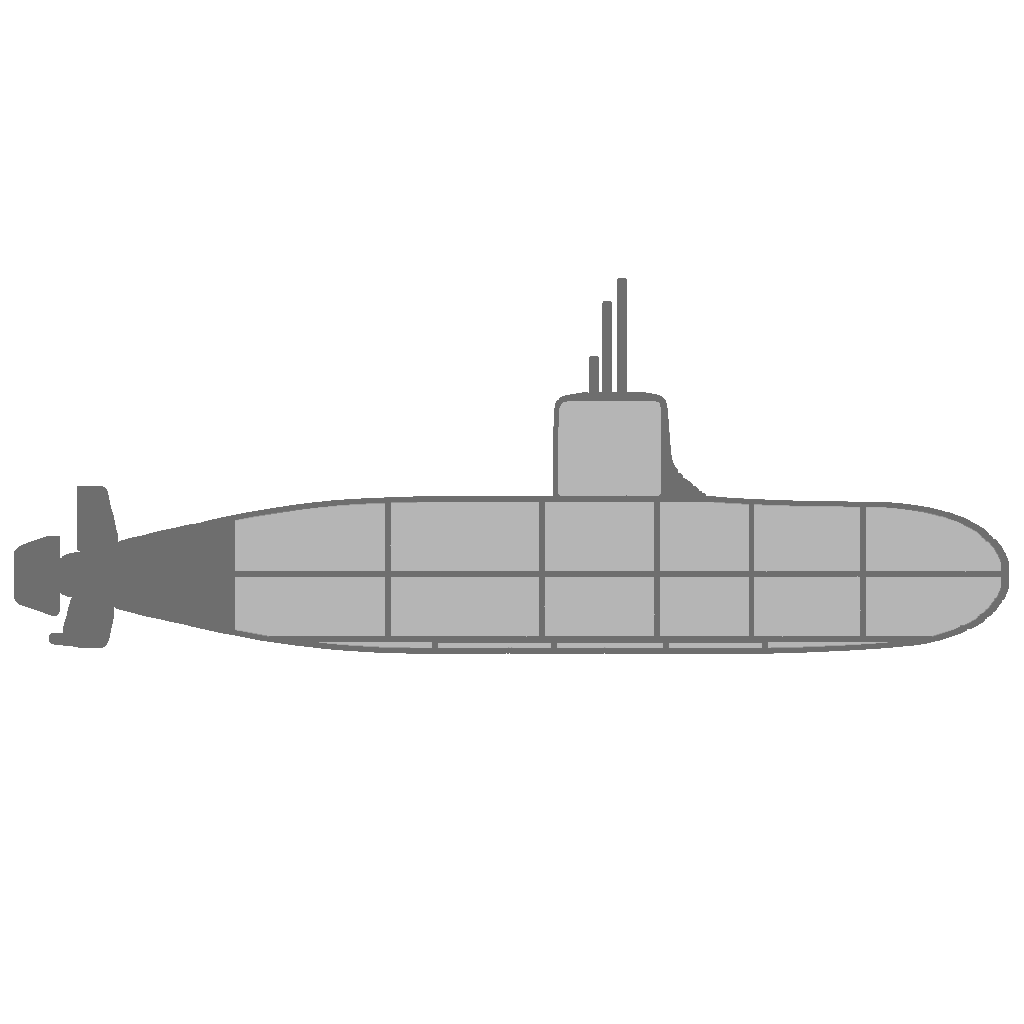
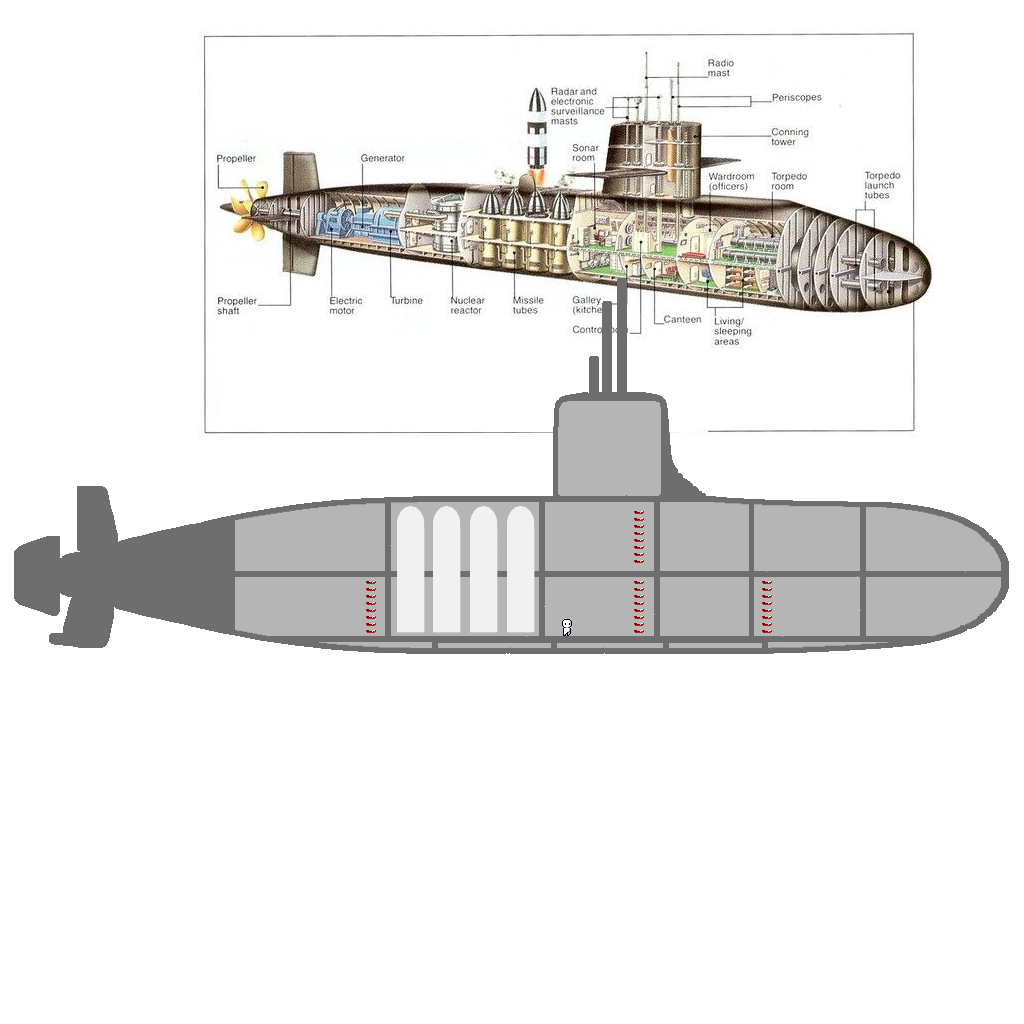
Layers edited between the first and the second 1024px x 1024px image:
showed "PlayerRef" over (452, 599, 644, 636)
added layer "Missile" (1st of 4) above "Missile" over (488, 506, 535, 633)
added layer "Missile" (2nd of 4) above "Missile" over (451, 506, 515, 633)
added layer "Missile" (3rd of 4) above "Missile" over (414, 506, 478, 633)
added layer "Missile" (4th of 4) above "Ladders" over (397, 506, 442, 633)
added layer "Ladders" (1st of 4) above "Ladders" over (757, 429, 821, 633)
added layer "Ladders" (2nd of 4) above "Ladders" over (361, 430, 425, 633)
added layer "Ladders" (3rd of 4) above "Ladders" over (629, 316, 693, 633)
added layer "Ladders" (4th of 4) above "Tower Interior" over (634, 431, 686, 633)
renamed "Paint Layer 3" to "Tower Interior", painted on it over (512, 429, 704, 512)
renamed "Tower" to "Tower BG", painted on it over (198, 29, 934, 636)
painted on "Interior BG" over (366, 506, 772, 636)
painted on "Hull BG" over (198, 384, 918, 636)
showed "Ref" (3rd of 3), painted on it over (198, 29, 934, 512)
